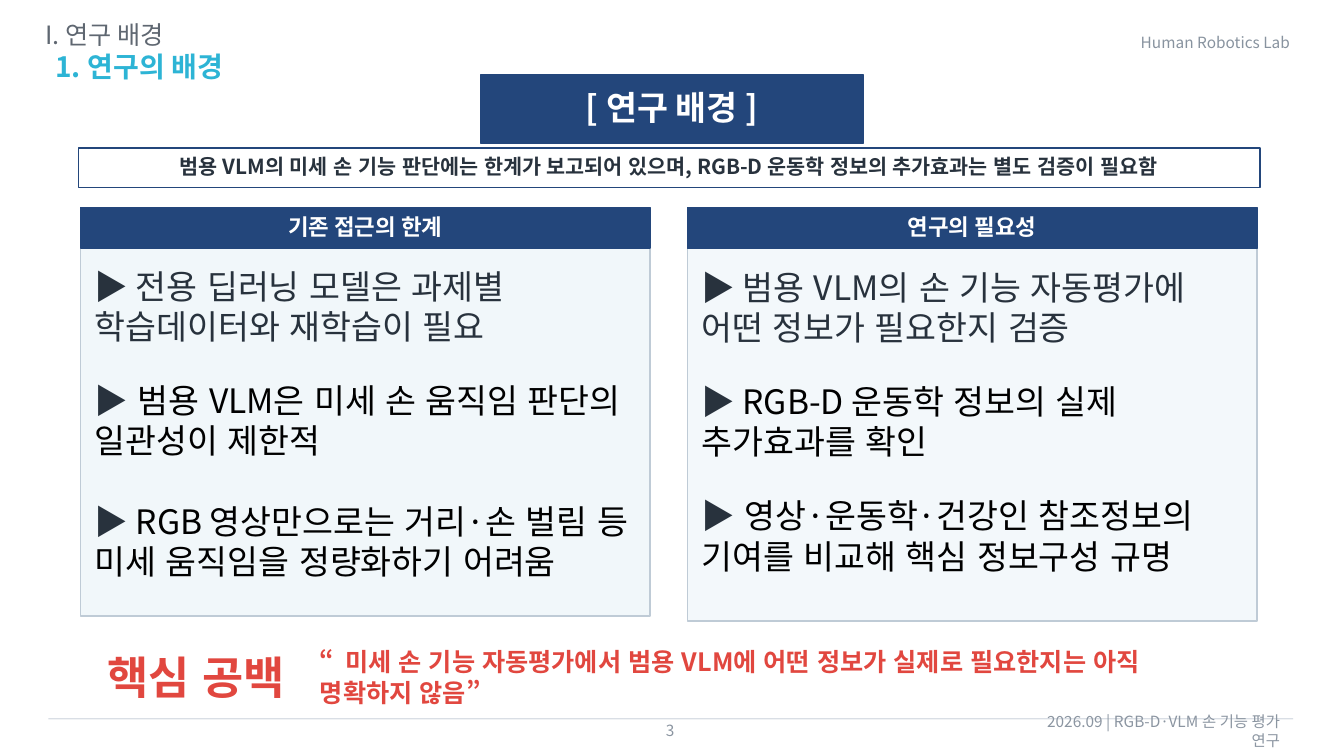
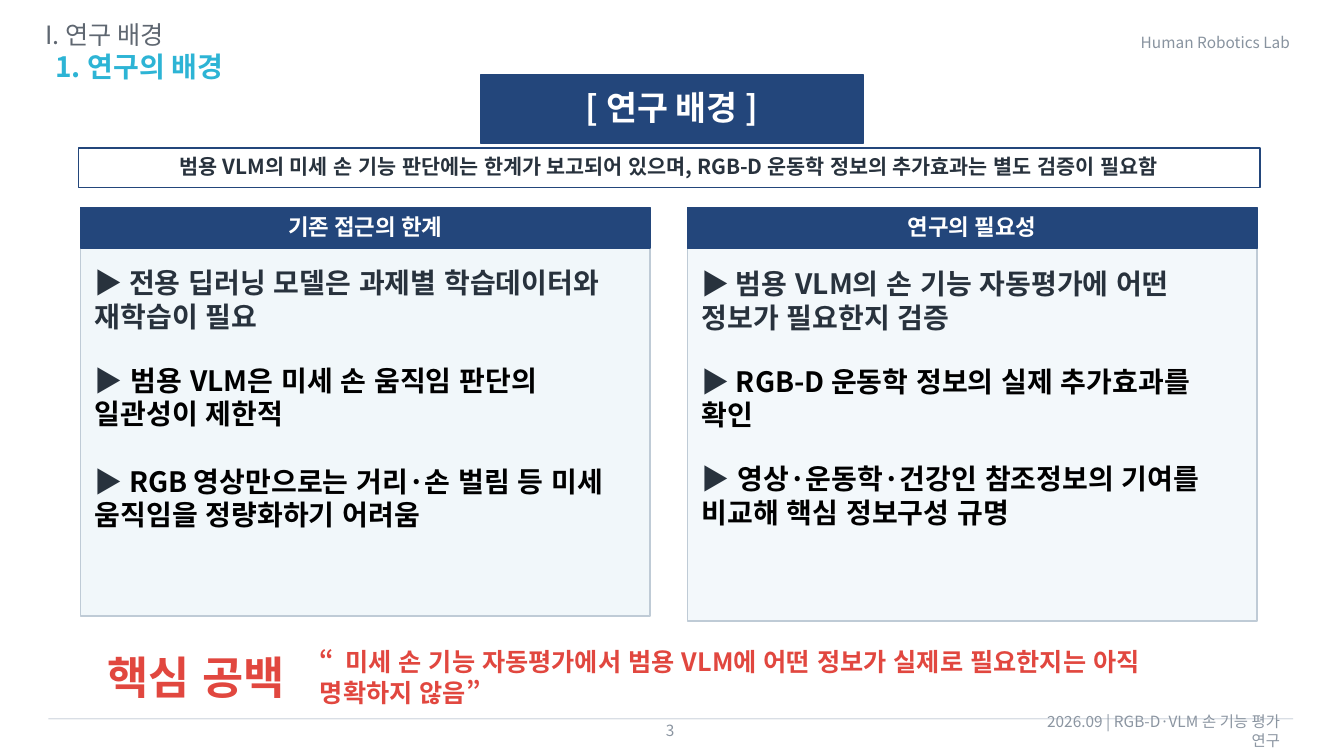
Before and after one commit to passtock/casstone, a slide deck: slide 3 of capstone/연구계획서22000561이재용0910.pptx. Drawn at 1344x756 pixels with LibreOffice and Linux fonts; fonts in the diff are those of the drawing. Boxes give left, top, right and bottom in pixels: in the first picture for what was removed or moved away, otherwise in the second. Text is boxed around its words. In the diff, an @@ line names an element or a change of style, - is before the commit and + after.

```diff
--- a/capstone/연구계획서22000561이재용0910.pptx
+++ b/capstone/연구계획서22000561이재용0910.pptx
@@ text "▶ 전용 딥러닝 모델은 과제별 ..." at [95, 269, 604, 528]: size 24 to 20 pt, bold on @@
@@ text "▶ 범용 VLM의 손 기능 ..." at [702, 270, 1199, 526]: size 24 to 20 pt, bold on @@
```
Also in this commit, not shown: 5 other slides changed, 2 slides added, 2 slides removed.
